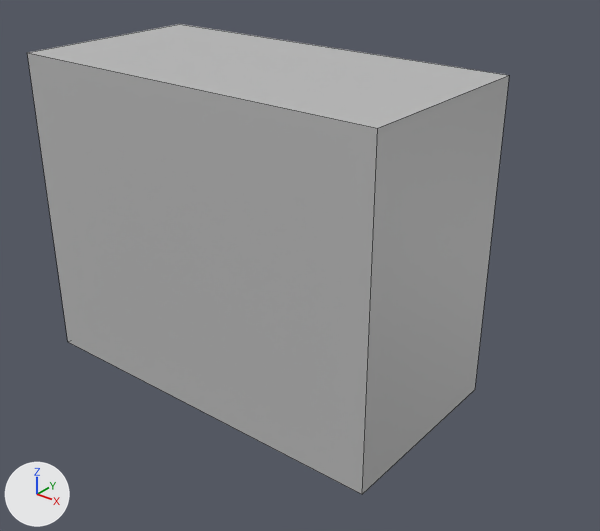
An edit to the FBX model Backyard Snowdown/Assets/Backyard Snowdown/Meshes/Snowmound_001_Straight_001_Obstacle.fbx, drawn before and after from the same camera.
Camera for both pictures: a 50 mm lens placed at (1.754, -1.658, 1.201), pointed at (0.655, -0.285, 0.349). The lights are fixed; the arrows at lower left show +X, +Y and +Z. Mesh edges are drawn as thin lines. Where no turn or scale is listed for an object, it has been applied to the vertices.

Objects in the first picture: 'Snowmound_001_Straight_001_Obstacle'.
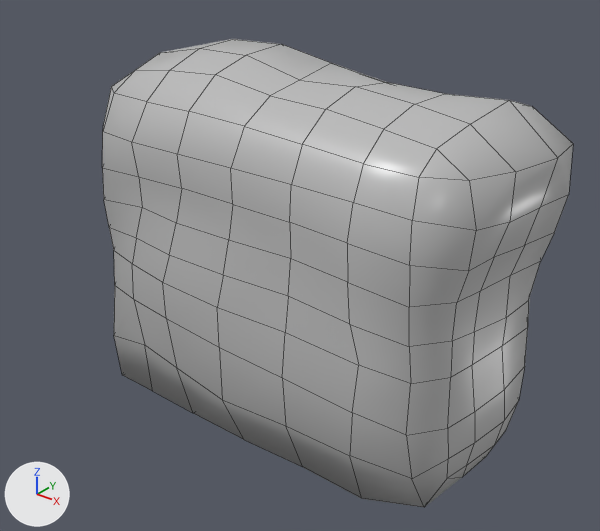
Where the change shows, as pixel boxes (x1, y1, x2, y2) in the pictures (600 x 531 px):
'Snowmound_001_Straight_001_Obstacle', reshaped, moved
    before: (27, 24, 509, 494)
    after: (102, 39, 573, 507)
part 1 of me_mesh, built on
    before: (27, 24, 509, 494)
    after: (102, 39, 573, 507)

What the commit changed:
Material 'StingrayPBS1' (mat_stingraypbs1) is new.
Its base color is (0.5, 0.5, 0.5) (grey #bcbcbc).
Its roughness is 0.33.
me_mesh is used by ob_snowmound_001_straight_001_obstacle; location (-0.005, -0.249, -0.007).
me_mesh had 8 vertices, 6 faces and spanned x 0.0..1.0, y -0.25..0.25, z 0.0..0.8.
me_mesh no longer uses material mat_lambert9 (grey #bcbcbc).
me_mesh now has 241 vertices, 244 faces and spans x -0.517..0.519, y -0.282..0.293, z -0.021..0.846.
me_mesh part 1: the whole mesh is rebuilt.
me_mesh part 2: the surface is now shaded smooth.
me_mesh now uses material mat_stingraypbs1 (grey #bcbcbc).
Object 'Snowmound_001_Straight_001_Obstacle' (ob_snowmound_001_straight_001_obstacle) moves from (-0.005, -0.249, -0.007) to (0.697, -0.299, -0.007).
